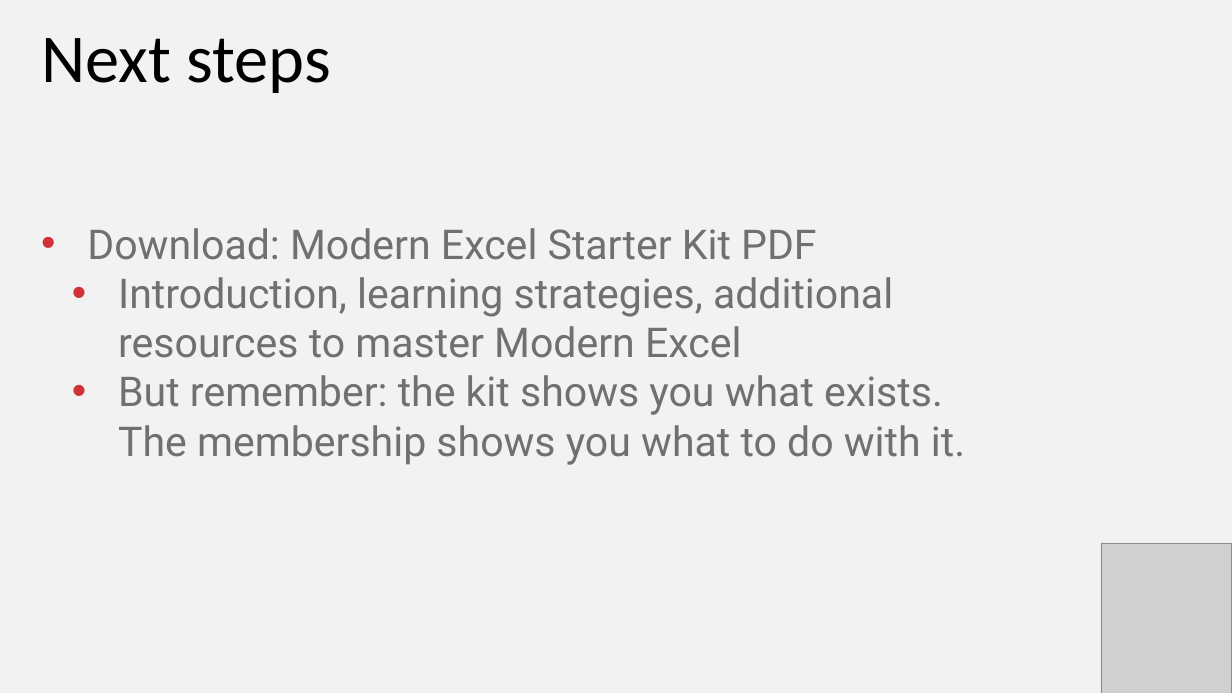
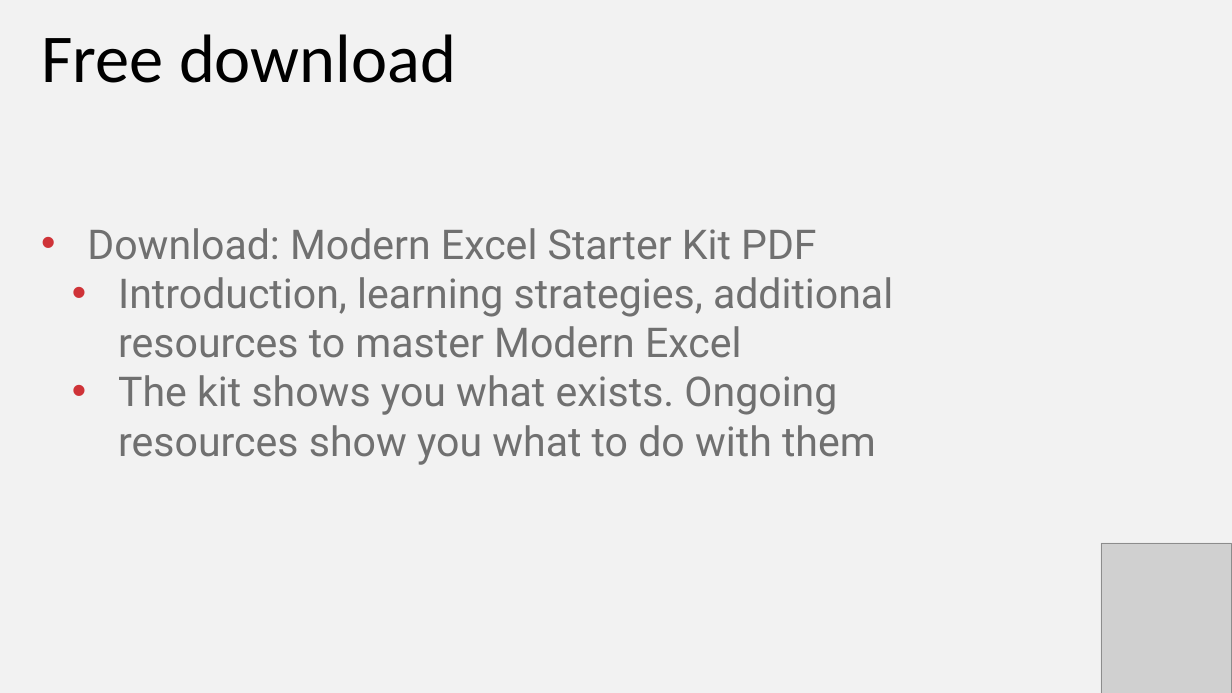
Before and after one commit to stringfestdata/modern-excel-demo-day, a slide deck: slide 14 of modern-excel-demo-day.pptx. Drawn at 1232x693 pixels with LibreOffice and Linux fonts; fonts in the diff are those of the drawing; grey boxes stand for pictures. Boxes give left, top, right and bottom in pixels: in the first picture for what was removed or moved away, otherwise in the second. Text is boxed around its words. In the diff, an @@ line names an element or a change of style, - is before the commit and + after.

Commit message:
download files

```diff
--- a/modern-excel-demo-day.pptx
+++ b/modern-excel-demo-day.pptx
@@ text at (41,34,456,83): text changed @@
-Next steps
+Free download
@@ text at (118,375,876,465): text changed @@
-  • But remember: the kit shows you what exists. The membership shows you what to do with it.
+  • The kit shows you what exists. Ongoing resources show you what to do with them
```
Also in this commit, not shown: 1 other slide changed.
